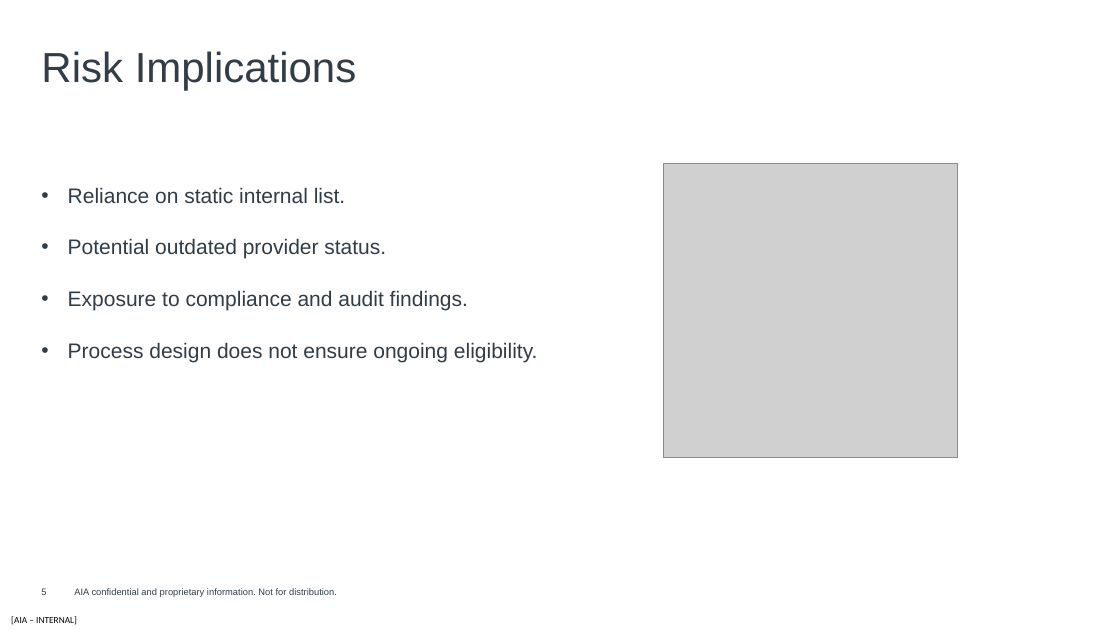
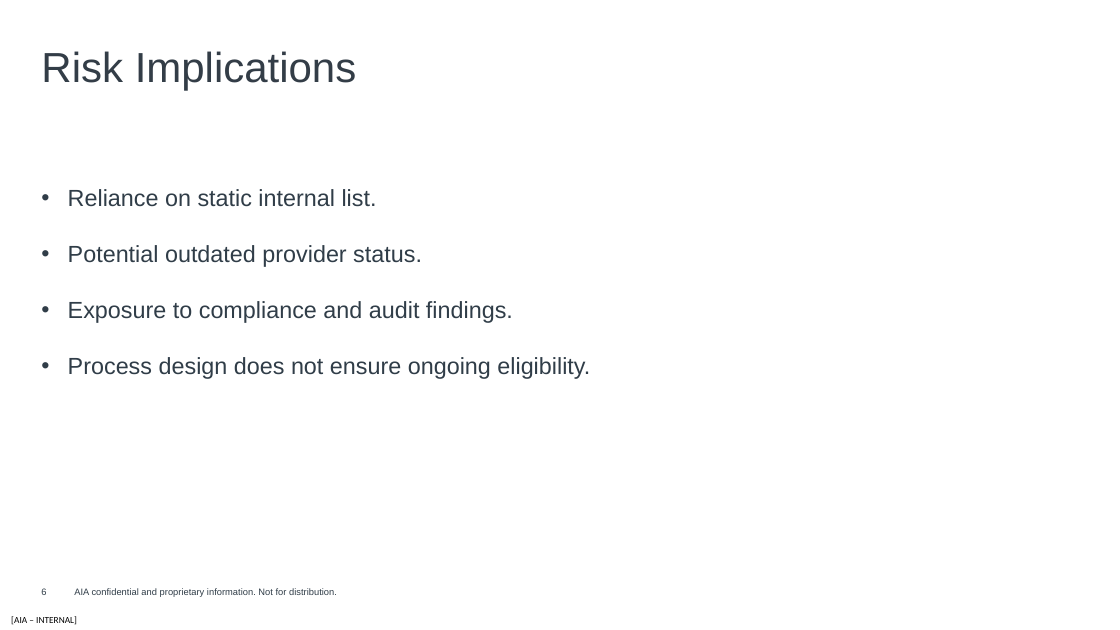
Before and after one commit to harrysokool/AIA-work, a slide deck: slide 6 of powerpoint/doctor_validation_ppt.pptx (slide 5 before the commit). Drawn at 1120x630 pixels with LibreOffice and Linux fonts; fonts in the diff are those of the drawing; grey boxes stand for pictures; background and template pictures are left out. Boxes give left, top, right and bottom in pixels: in the first picture for what was removed or moved away, otherwise in the second. Text is boxed around its words. In the diff, an @@ line names an element or a change of style, - is before the commit and + after.

```diff
--- a/powerpoint/doctor_validation_ppt.pptx
+++ b/powerpoint/doctor_validation_ppt.pptx
@@ text "Reliance on static internal list." at bbox=[68, 189, 590, 379]: size 18 to 20 pt @@
@@ picture removed at bbox=[663, 163, 957, 457] @@
```
Also in this commit, not shown: 3 other slides changed, 2 slides added, 2 slides removed, 1 other file.
